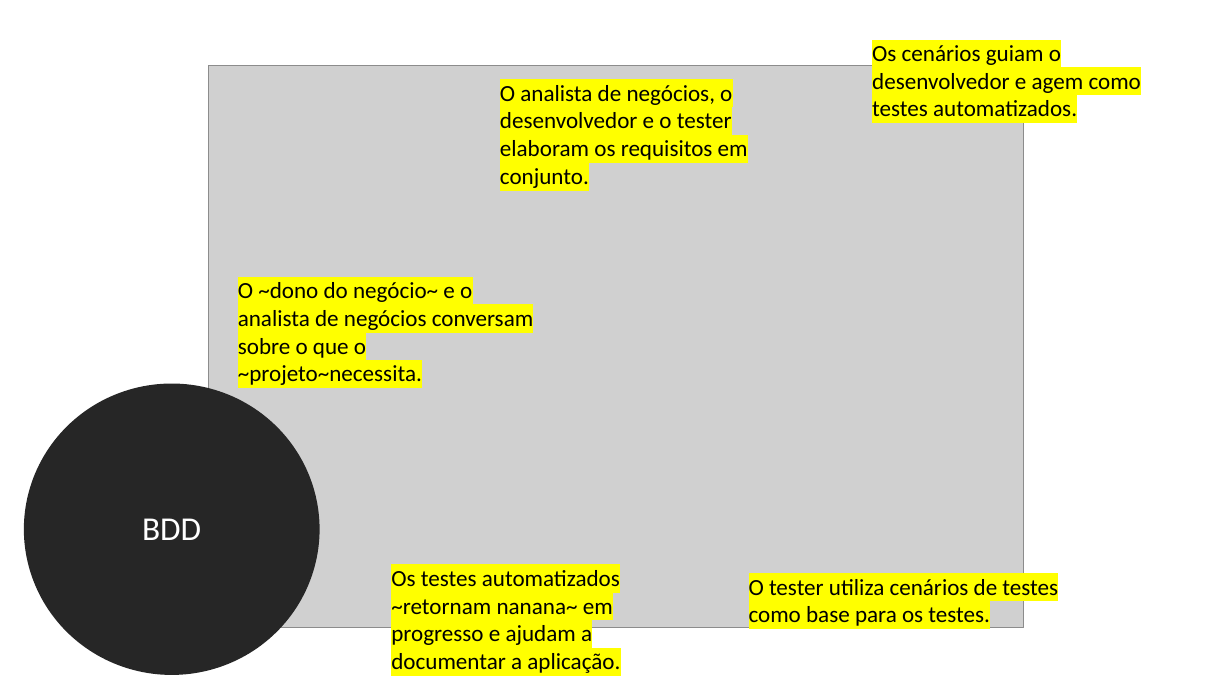
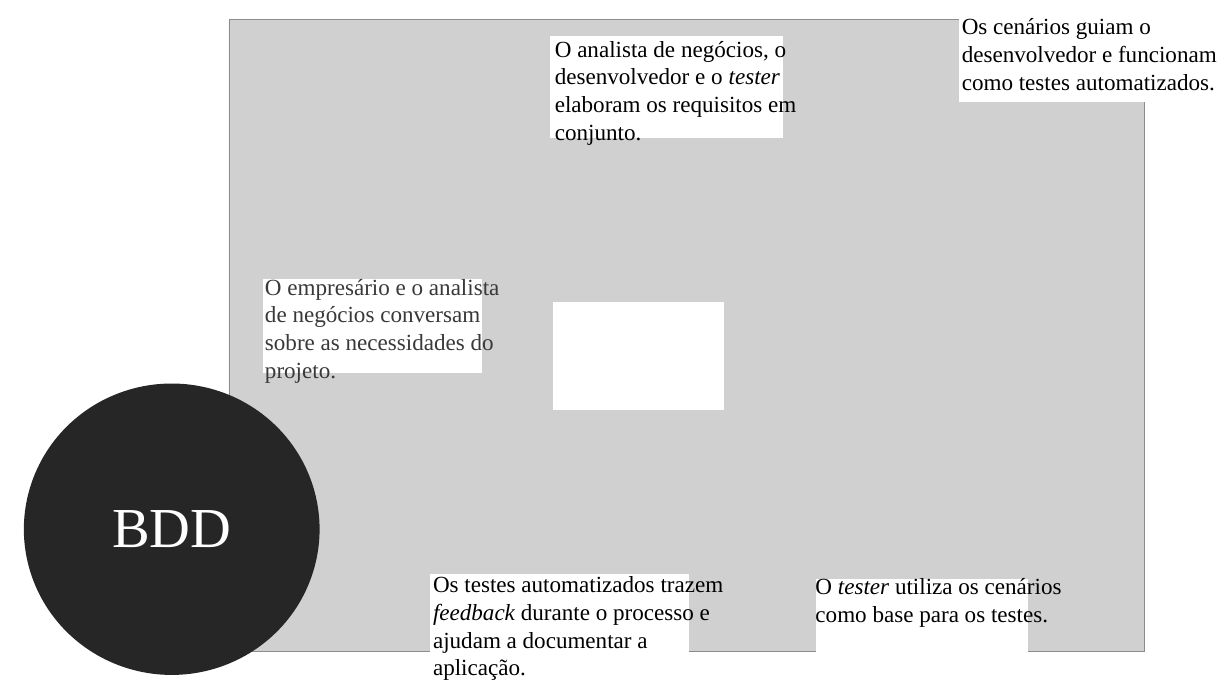
Before and after one commit to feevars/fatec4SEM, a slide deck: slide 4 of 2SEM/IES100 - Engenharia de Software I/BDD - Behavior Driven Development/apresentacao-oficial_BDD.pptx. Drawn at 1232x693 pixels with LibreOffice and Linux fonts; fonts in the diff are those of the drawing; grey boxes stand for pictures. Boxes give left, top, right and bottom in pixels: in the first picture for what was removed or moved away, otherwise in the second. Text is boxed around its words. In the diff, an @@ line names an element or a change of style, - is before the commit and + after.

```diff
--- a/2SEM/IES100 - Engenharia de Software I/BDD - Behavior Driven Development/apresentacao-oficial_BDD.pptx
+++ b/2SEM/IES100 - Engenharia de Software I/BDD - Behavior Driven Development/apresentacao-oficial_BDD.pptx
@@ picture: place and size @@
-picture at [208, 65, 1024, 628]
+picture at [229, 19, 1145, 652]
@@ rectangle added at [959, 11, 1170, 102], fill #FFFFFF, outline #FFFFFF 1 pt @@
@@ text at [962, 18, 1217, 91]: text changed; font Calibri to Times New Roman @@
-Os cenários guiam o desenvolvedor e agem como testes automatizados.
+Os cenários guiam o desenvolvedor e funcionam como testes automatizados.
@@ text "O analista de negócios, o ...": place and size @@
-text "O analista de negócios, o ..." at [500, 85, 748, 188]
+text "O analista de negócios, o ..." at [555, 41, 796, 145]
@@ text "O analista de negócios, o ..." at [555, 41, 796, 145]: font Calibri to Times New Roman, highlight #FFFF00 to none; italic on in "tester" @@
@@ rectangle added at [551, 37, 782, 138], fill #FFFFFF, outline #FFFFFF 1 pt @@
@@ rectangle added at [264, 280, 482, 373], fill #FFFFFF, outline #FFFFFF 1 pt @@
@@ text at [265, 277, 499, 383]: text changed; font Calibri to Times New Roman; text colour #000000 to #3B3838 @@
-O ~dono do negócio~ e o analista de negócios conversam sobre o que o ~projeto~necessita.
+O empresário e o analista de negócios conversam sobre as necessidades do projeto.
@@ rectangle added at [554, 303, 723, 409], fill #FFFFFF, outline #FFFFFF 1 pt @@
@@ ellipse "BDD" at [32, 393, 311, 666]: size 26 to 44 pt, font Calibri to Times New Roman @@
@@ rectangle added at [431, 575, 689, 665], fill #FFFFFF, outline #FFFFFF 1 pt @@
@@ text at [433, 574, 724, 680]: text changed; font Calibri to Times New Roman @@
-Os testes automatizados ~retornam nanana~ em progresso e ajudam a documentar a aplicação.
+Os testes automatizados trazem feedback durante o processo e ajudam a documentar a aplicação.
@@ text at [815, 576, 1062, 627]: text changed; font Calibri to Times New Roman @@
-O tester utiliza cenários de testes como base para os testes.
+O tester utiliza os cenários como base para os testes.
@@ rectangle added at [817, 580, 1028, 671], fill #FFFFFF, outline #FFFFFF 1 pt @@
```
Also in this commit, not shown: 5 other slides changed, 1 slide added, 1 slide removed, 2 other files.
